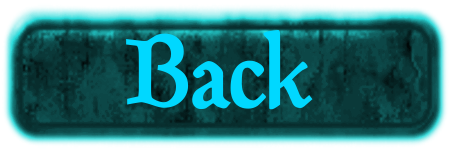
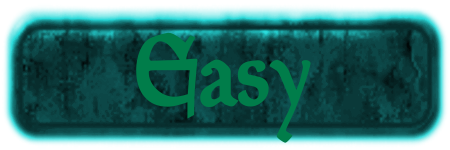
Comparing the layer stacks of the two w=450, h=150 images. Changes:
added layer "button_bg_uns.png" above "back_text_uns.png" over [136, 32, 311, 143]
hid "back_text_uns.png", painted on it over [126, 30, 313, 110]
